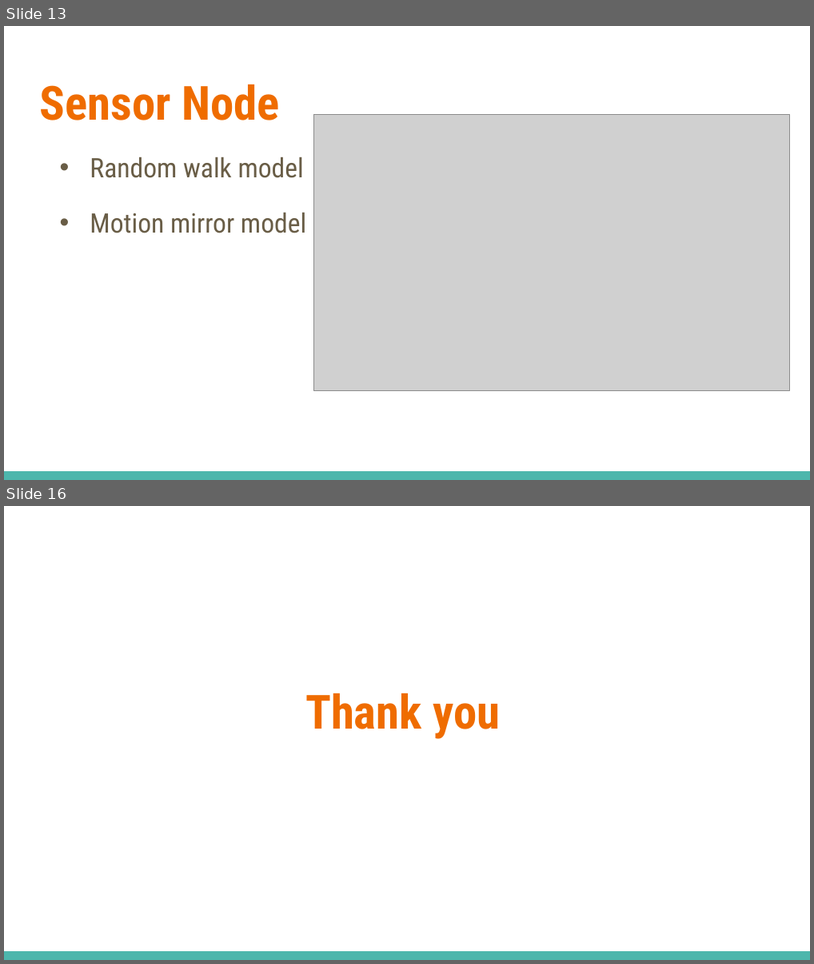
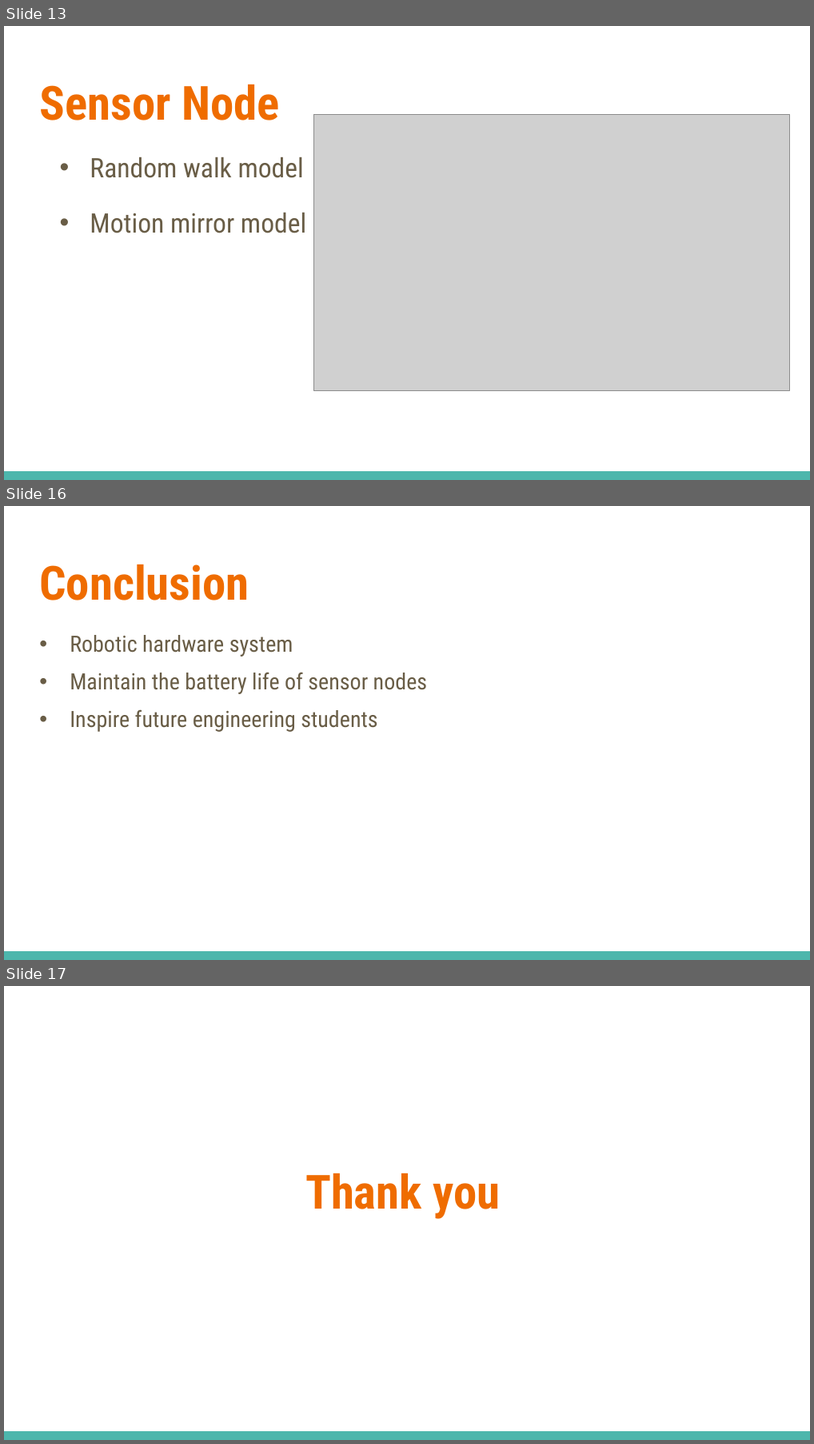
Before and after one commit to mable-won/SeniorDesign, a slide deck: Final_Presentation_Team9.pptx. Shown one above the other, each under a label of ours: slides 13 and 16 before the commit, slides 13, 16 and 17 after it; the slides between them are not shown. The pictures are 814x964 and 814x1444 pixels, drawn with LibreOffice and Linux fonts; fonts in the diff are those of the drawing; grey boxes stand for pictures; background and template pictures are left out. Boxes give left, top, right and bottom in pixels: in the first picture for what was removed or moved away, otherwise in the second. Text is boxed around its words. In the diff, an @@ line names an element or a change of style, - is before the commit and + after.

```diff
--- a/Final_Presentation_Team9.pptx
+++ b/Final_Presentation_Team9.pptx
@@ slide 16 added at (4,506,810,960), background #FFFFFF; not listed: 1 template element that a slide beside it also shows @@
@@ title added at (39,564,249,600), 42 pt, text #EF6C00, bold @@
+Conclusion
@@ text added at (70,635,427,732), 20 pt, text #695D46 @@
+• Robotic hardware system
+• Maintain the battery life of sensor nodes
+• Inspire future engineering students
@@ what was slide 16 is now slide 17 @@
```
Also in this commit, not shown: 3 slides changed, 1 other slide added, 17 other files.
